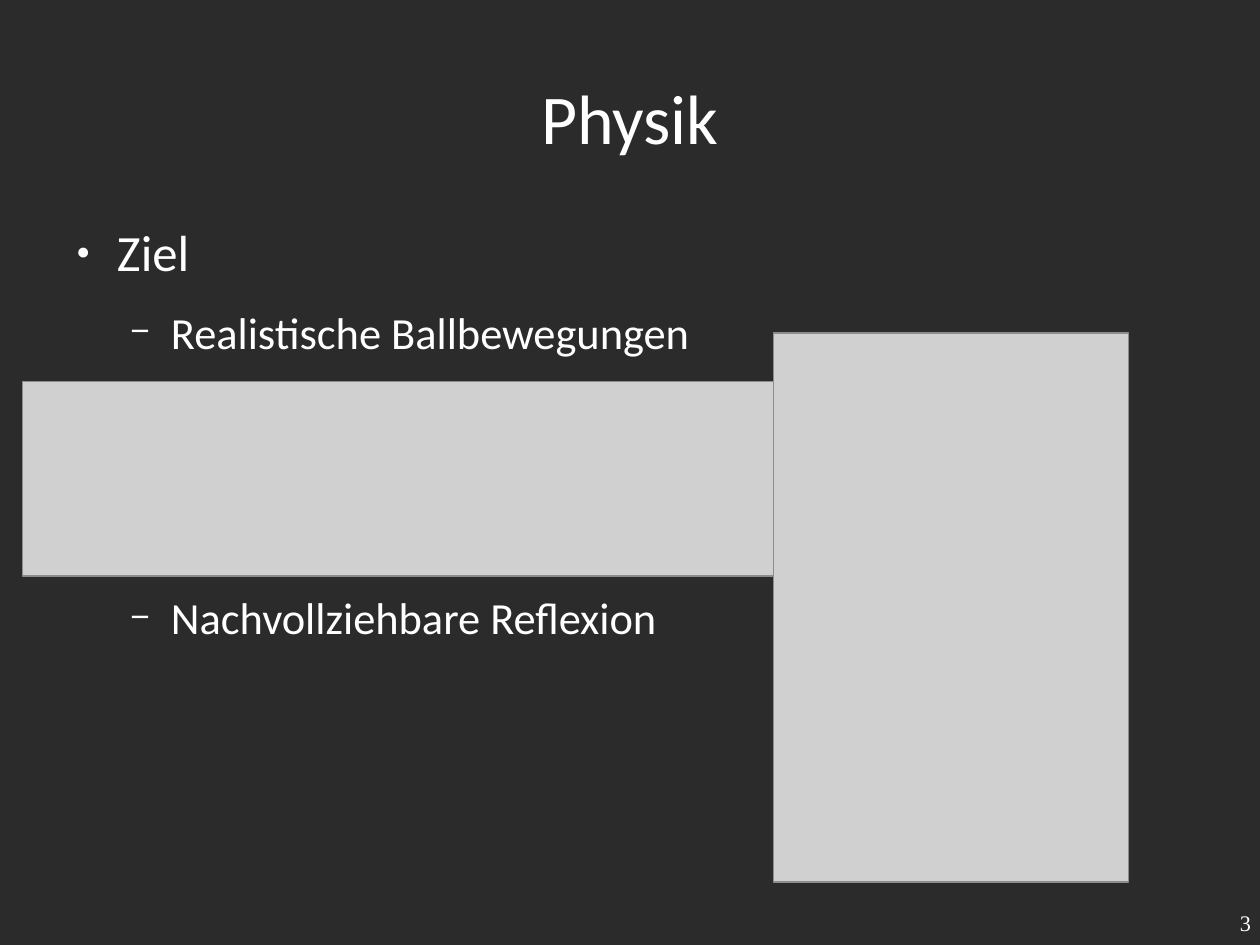
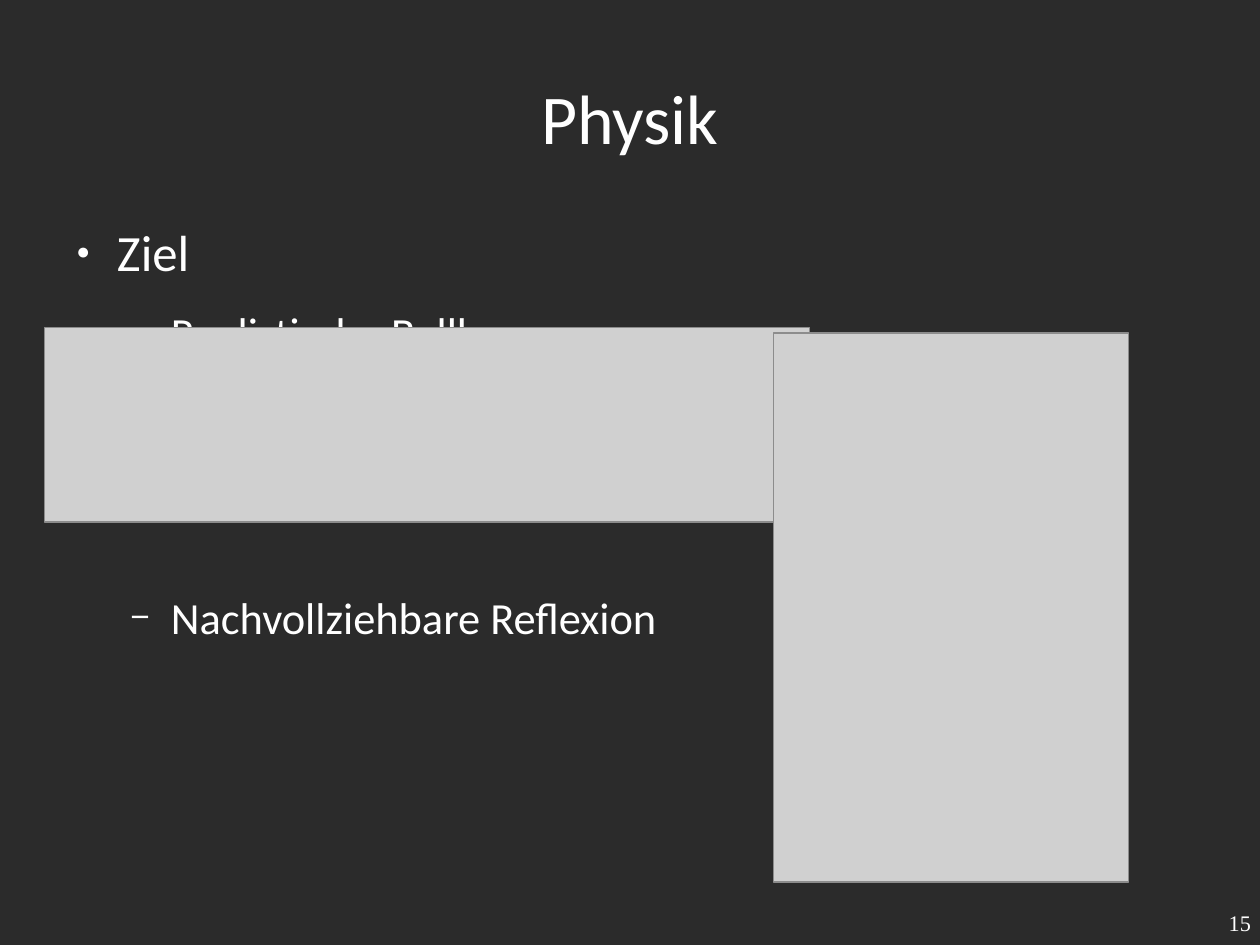
Before and after one commit to v1nc/Leap-Tennis-Ausarbeitung, a slide deck: slide 15 of Fachprojekt_Präsentation.odp (slide 3 before the commit). Drawn at 1260x945 pixels with LibreOffice and Linux fonts; fonts in the diff are those of the drawing; grey boxes stand for pictures; background and template pictures are left out; a plain dark background stands for a picture behind light text. Boxes give left, top, right and bottom in pixels: in the first picture for what was removed or moved away, otherwise in the second. Text is boxed around its words. In the diff, an @@ line names an element or a change of style, - is before the commit and + after.

```diff
--- a/Fachprojekt_Präsentation.odp
+++ b/Fachprojekt_Präsentation.odp
@@ picture: place and size @@
-picture at (23,382,789,576)
+picture at (45,328,811,523)
@@ page number at (1229,916,1251,932): text changed @@
-3
+15
```
Also in this commit, not shown: 2 other slides changed, 13 slides added, 1 slide removed, 10 other files.
